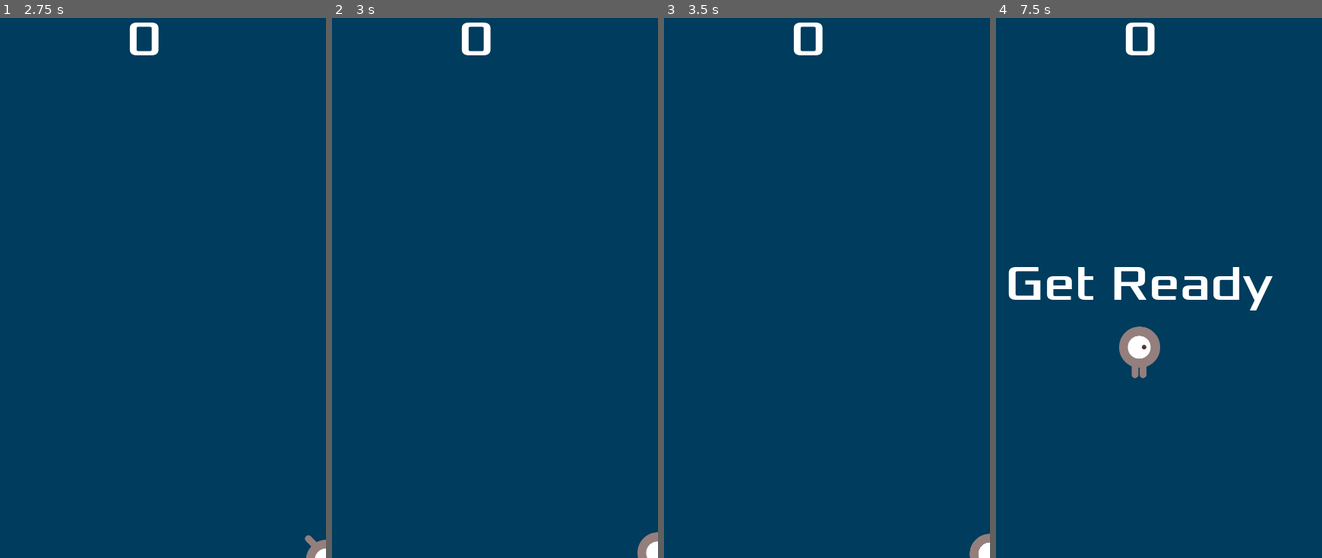
Above: before the commit, frames 1-4 (left to right).
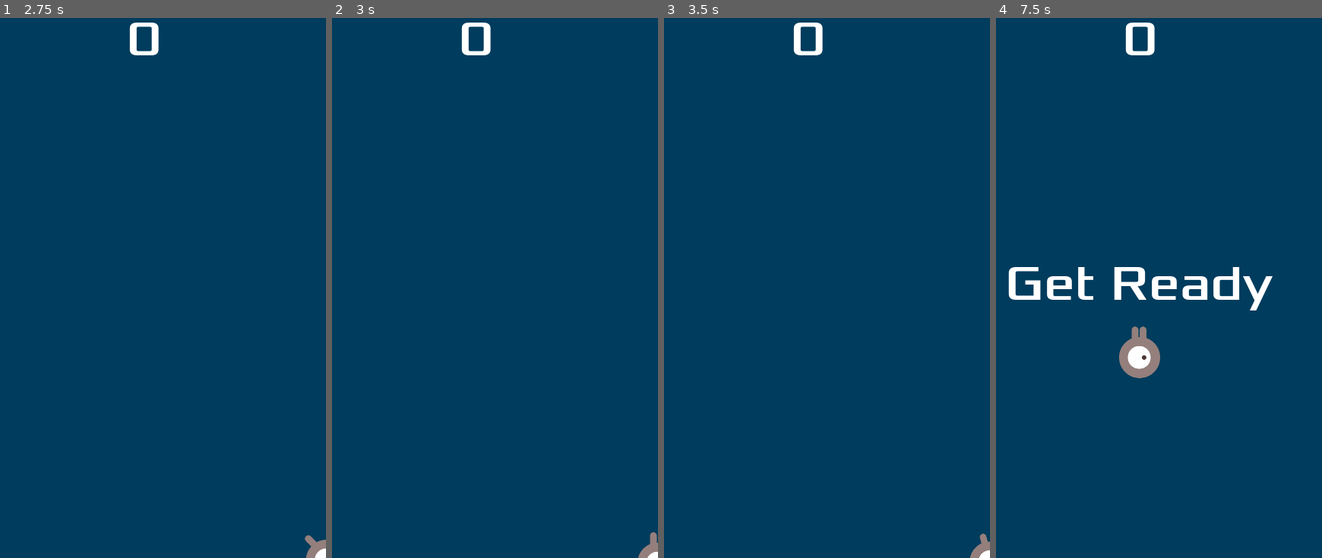
Above: after the commit, the same moments.

Repository: SleePerwtm/dodge-the-creeps-gdscript
Game: Godot game, scene res://main.tscn
Same seed, same stepped clock (60 frames per second), same inputs: the game is played once before the commit and once after it.
Inputs:
- Up to frame 1 (2.75 s): click "Start" at 0.5 s; tap Enter at 1.25 s; hold Right (move_right) 1.28-2.03 s; hold Down (move_down) from 2.03 s (still down)
- Up to frame 2 (3 s): release Down (move_down) at 2.78 s; hold Right (move_right) from 2.78 s (still down)
- Up to frame 3 (3.5 s): keep holding Right (move_right)
- Up to frame 4 (7.5 s): tap Space at 3.5, 5 s; release Right (move_right) at 3.53 s; hold Up (move_up) 3.53-4.28 s; tap Enter at 4.25, 6.5 s; hold Left (move_left) 4.28-5.78 s; hold Down (move_down) 5.78-6.53 s; hold Right (move_right) 6.53-7.25 s; click "Start" at 7.25 s

Frame 1 is identical in both runs. In frame 2, 0.2% of the frame differs, in the area x 93-100%, y 95-100%; in frame 3, 0.1%; in frame 4, 0.6%, in the area x 37-51%, y 57-67%.

Commit message:
feat(player): 优化动画播放逻辑
- 合并动画播放条件，简化代码结构
- 根据水平和垂直速度动态选择动画
- 移除无用的速度属性

Diff:
--- a/player.gd
+++ b/player.gd
@@ -32,13 +32,13 @@
 	position = position.clamp(Vector2.ZERO, screen_size)
 
 	# 根据运动状况设置动画的播放
-	if velocity.x != 0:
-		$AnimatedSprite2D.play(&"walk")
-		$AnimatedSprite2D.flip_v = velocity.y > 0
+	var moving := velocity.length() > 0
+	if moving:
+		var anim := &"walk" if velocity.x != 0 else &"up"
+		$AnimatedSprite2D.play(anim)
 		$AnimatedSprite2D.flip_h = velocity.x < 0
-	elif velocity.y != 0:
-		$AnimatedSprite2D.play(&"up")
-		$AnimatedSprite2D.flip_v = velocity.y > 0
+		if velocity.y != 0:
+			$AnimatedSprite2D.flip_v = velocity.y > 0
 	else:
 		$AnimatedSprite2D.stop()
 
--- a/player.tscn
+++ b/player.tscn
@@ -38,7 +38,6 @@
 [node name="Player" type="Area2D" unique_id=2146084521]
 position = Vector2(298, 219)
 script = ExtResource("1_sweqy")
-speed = null
 metadata/_edit_group_ = true
 
 [node name="AnimatedSprite2D" type="AnimatedSprite2D" parent="." unique_id=494757363]
